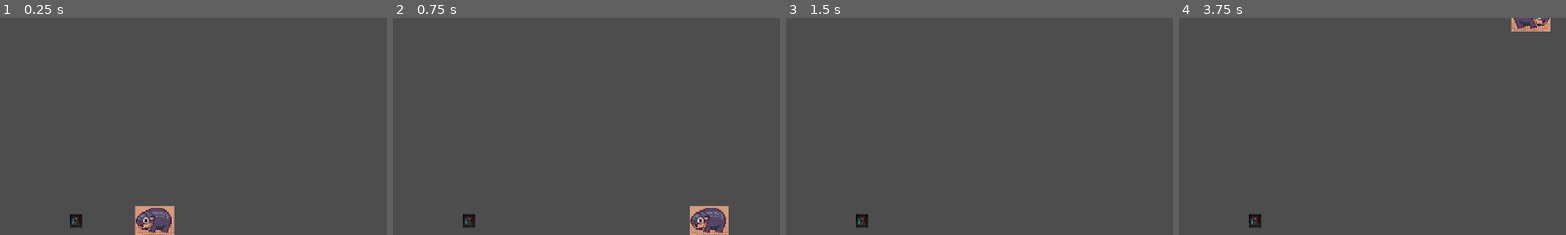
Above: before the commit, frames 1-4 (left to right).
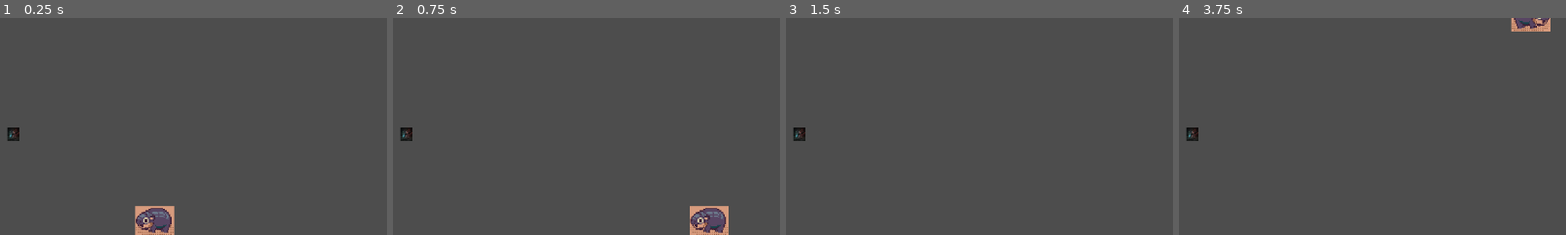
Above: after the commit, the same moments.

Repository: LTnano/MooDeng
Game: Godot game, scene res://Levels/TestGameplay.tscn
Same seed, same stepped clock (60 frames per second), same inputs: the game is played once before the commit and once after it.
Inputs:
- Up to frame 1 (0.25 s): no input
- Up to frame 2 (0.75 s): tap Enter at 0.5 s; hold D (move_right) from 0.53 s (still down)
- Up to frame 3 (1.5 s): tap Space at 1.25 s; release D (move_right) at 1.28 s; hold Down (move_down) from 1.28 s (still down)
- Up to frame 4 (3.75 s): tap Enter at 2 s; release Down (move_down) at 2.03 s; hold D (move_right) 2.03-2.78 s; tap Space at 2.75 s; hold W (move_up) 2.78-3.53 s; hold Left (move_left) from 3.53 s (still down)
The pictures show only the part of the screen within x 31-81%, y 3-53%; the shares and areas given below are measured in that part.

The runs differ from the first frame. In frame 1, 0.4% of the frame differs, in the area x 2-22%, y 50-97%; in frame 2, 0.4%; in frame 3, 0.4%; in frame 4, 0.4%.

Commit message:
moodeng walls, still sticky
¯\_(ツ)_/¯

Diff:
--- a/Levels/TestGameplay.tscn
+++ b/Levels/TestGameplay.tscn
@@ -20,21 +20,21 @@
 top_left = Vector2(-576, -324)
 bottom_right = Vector2(576, 324)
 
-[node name="Balls" parent="." instance=ExtResource("3_wun53")]
-position = Vector2(-104, 0)
-
 [node name="Barrier" parent="." instance=ExtResource("4_mwrxl")]
-position = Vector2(-589, 66)
-scale = Vector2(1, 50)
+position = Vector2(-586, 0)
+scale = Vector2(1, 32.4)
 
 [node name="Barrier2" parent="." instance=ExtResource("4_mwrxl")]
-position = Vector2(587, -35)
-scale = Vector2(1, 50)
+position = Vector2(586, 0)
+scale = Vector2(1, 32.4)
 
 [node name="Barrier3" parent="." instance=ExtResource("4_mwrxl")]
-position = Vector2(-21, -338)
-scale = Vector2(70, 1)
+position = Vector2(0, -334)
+scale = Vector2(57.6, 1)
 
 [node name="Barrier4" parent="." instance=ExtResource("4_mwrxl")]
-position = Vector2(11, 335)
-scale = Vector2(70, 1)
+position = Vector2(0, 334)
+scale = Vector2(57.6, 1)
+
+[node name="Balls" parent="." instance=ExtResource("3_wun53")]
+position = Vector2(-197, -129)
